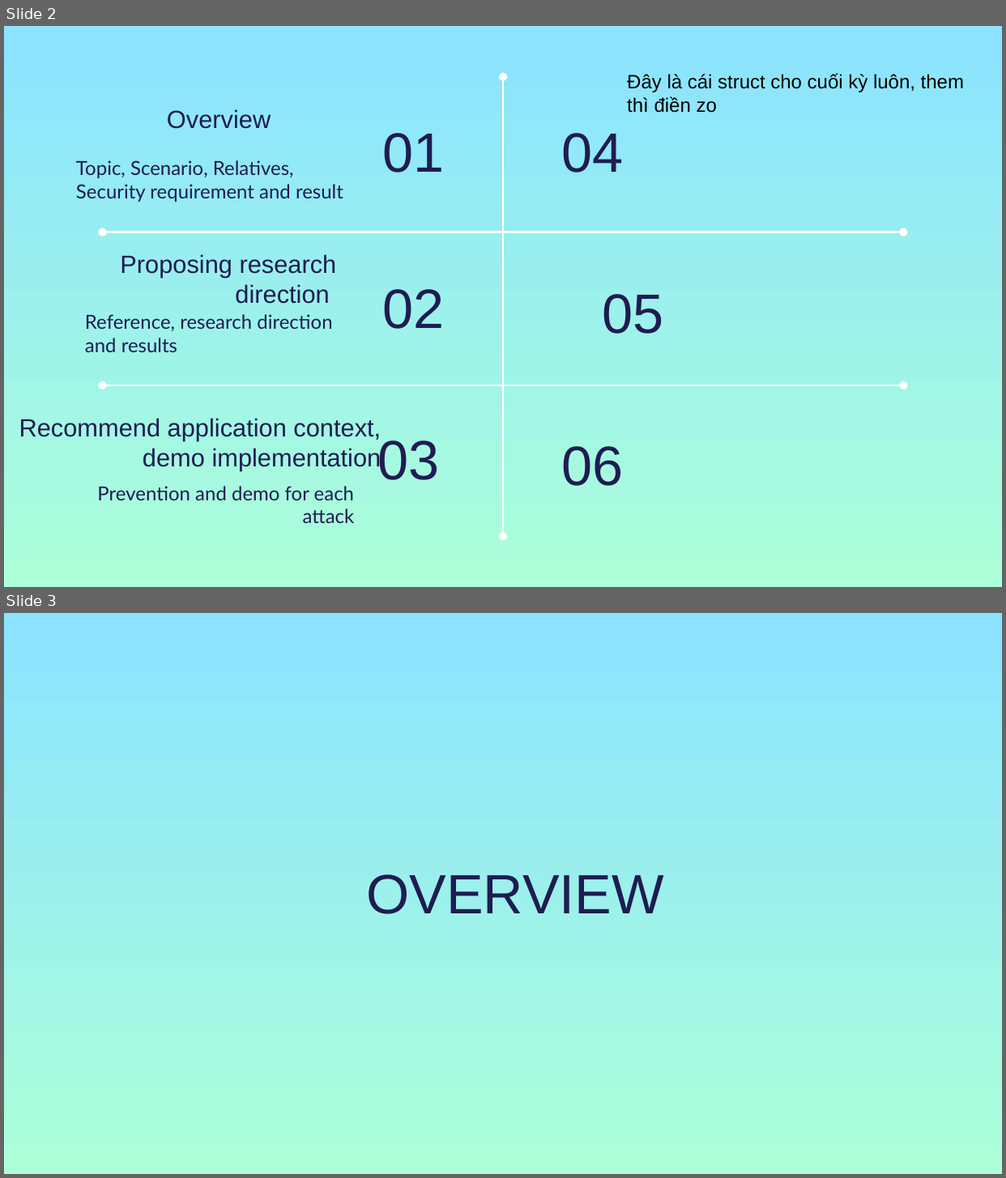
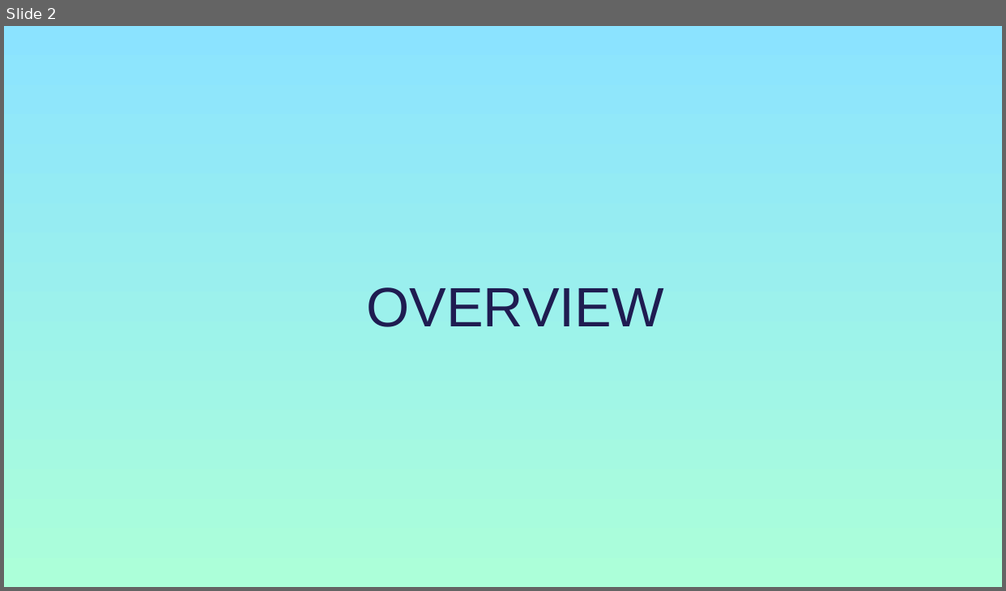
Before and after one commit to dcthinh1704/crypto, a slide deck: mmh.pptx. Shown one above the other, each under a label of ours: slides 2 and 3 before the commit, slide 2 after it. The pictures are 1006x1178 and 1006x591 pixels, drawn with LibreOffice and Linux fonts; fonts in the diff are those of the drawing. Boxes give left, top, right and bottom in pixels: in the first picture for what was removed or moved away, otherwise in the second. Text is boxed around its words. In the diff, an @@ line names an element or a change of style, - is before the commit and + after.

```diff
--- a/mmh.pptx
+++ b/mmh.pptx
@@ slide 2 removed at bbox=[4, 26, 1002, 587], background gradient #8BE3FF to #ACFFD9 @@
@@ text removed at bbox=[627, 73, 964, 113] @@
-Đây là cái struct cho cuối kỳ luôn, them thì điền zo
@@ double arrow removed from (503, 77) to (503, 537) @@
@@ title removed at bbox=[167, 109, 270, 129] @@
-Overview
@@ title removed at bbox=[382, 133, 444, 173] @@
-01
@@ title removed at bbox=[562, 133, 624, 173] @@
-04
@@ subtitle removed at bbox=[76, 160, 343, 202] @@
-Topic, Scenario, Relatives, Security requirement and result
@@ double arrow removed from (103, 233) to (903, 233) @@
@@ title removed at bbox=[120, 254, 337, 304] @@
-Proposing research direction
@@ title removed at bbox=[382, 289, 444, 329] @@
-02
@@ subtitle removed at bbox=[85, 314, 332, 352] @@
-Reference, research direction and results
@@ title removed at bbox=[603, 294, 664, 334] @@
-05
@@ double arrow removed from (103, 386) to (903, 386) @@
@@ title removed at bbox=[19, 418, 381, 472] @@
-Recommend application context, demo implementation
@@ title removed at bbox=[378, 436, 440, 480] @@
-03
@@ title removed at bbox=[562, 446, 624, 486] @@
-06
@@ subtitle removed at bbox=[97, 486, 355, 523] @@
-Prevention and demo for each attack
@@ what was slide 3 is now slide 2 @@
```
Also in this commit, not shown: 2 slides changed, 2 slides added, 2 other slides removed.
